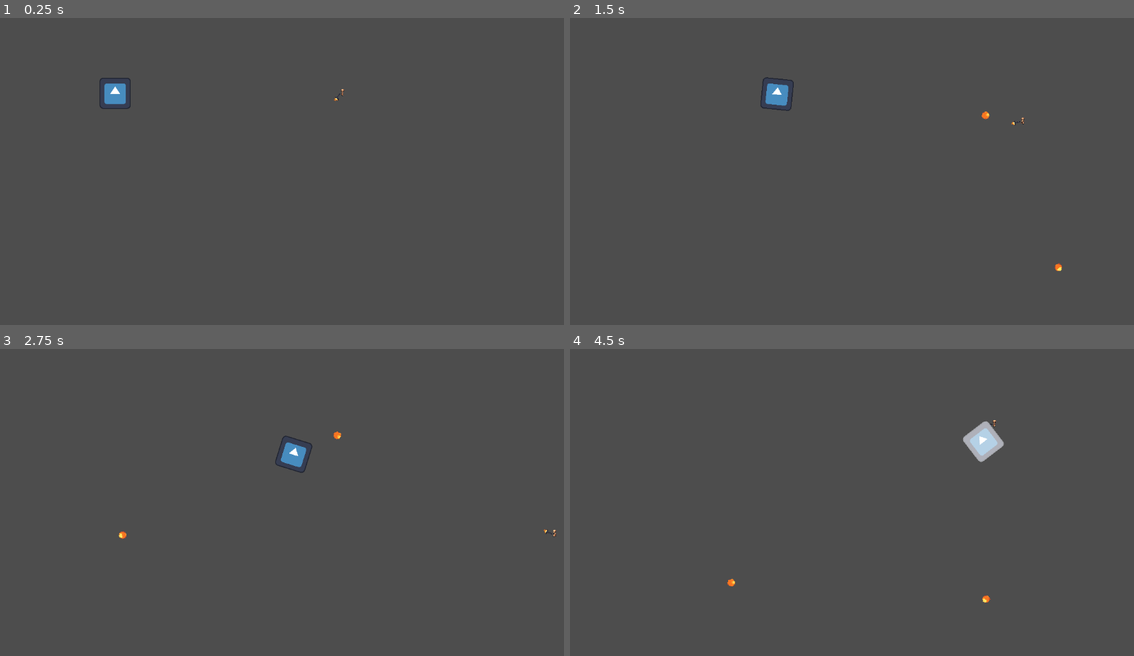
Above: before the commit, frames 1-4 (two rows, left to right).
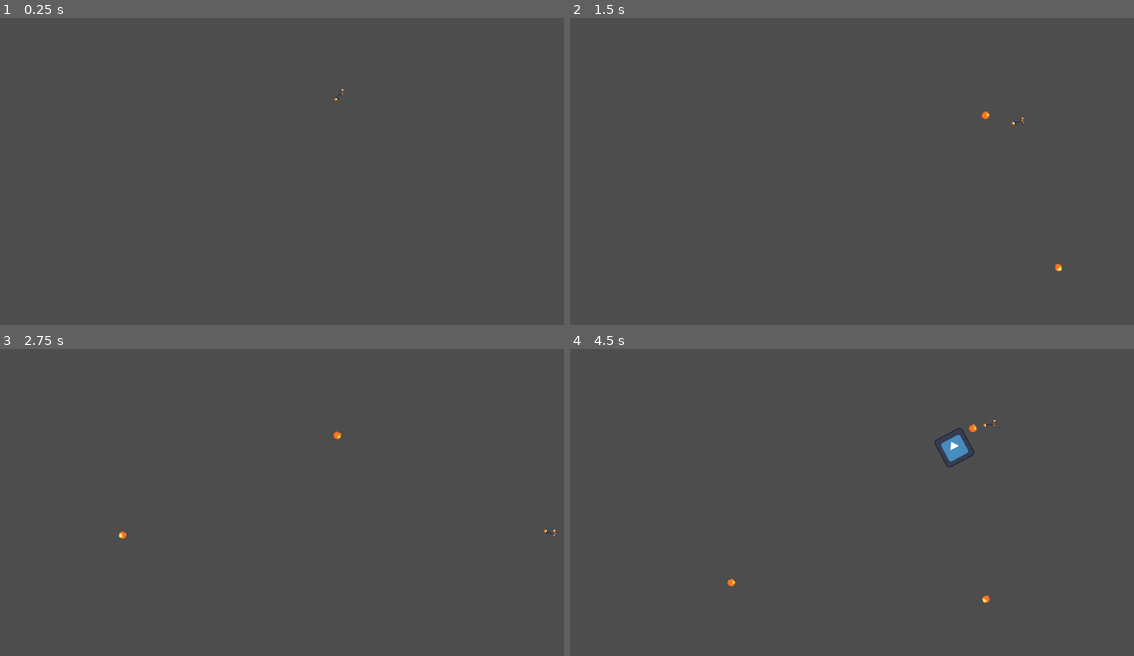
Above: after the commit, the same moments.

Repository: MadeInShineA/goose-defender
Game: Godot game, scene res://scenes/game.tscn
Same seed, same stepped clock (60 frames per second), same inputs: the game is played once before the commit and once after it. This scene is started directly instead of the project's main scene. The engine's default icon, where the game draws it, is replaced by a stand-in: a white triangle on a blue panel in a dark square.
Inputs (mouse positions are in pixels of both pictures, inside the frame that each line leads up to):
- Up to frame 1 (0.25 s): no input
- Up to frame 2 (1.5 s): move the mouse to (976, 159) at 0.52 s; hold D (moving_right) 0.53-1.28 s; click (976, 159) at 0.6 s; move the mouse to (739, 189) at 1.27 s; hold S (moving_down) from 1.28 s (still down); click (739, 189) at 1.35 s
- Up to frame 3 (2.75 s): move the mouse to (338, 438) at 2.02 s; release S (moving_down) at 2.03 s; hold D (moving_right) from 2.03 s (still down); click (338, 438) at 2.1 s
- Up to frame 4 (4.5 s): move the mouse to (823, 570) at 2.77 s; release D (moving_right) at 2.78 s; hold W (moving_up) 2.78-3.53 s; click (823, 570) at 2.85 s; move the mouse to (1021, 554) at 3.52 s; hold A (moving_left) from 3.53 s (still down); click (1021, 554) at 3.6 s; move the mouse to (682, 459) at 4.27 s; click (682, 459) at 4.35 s

The runs differ from the first frame. In frame 1, 0.3% of the frame differs, in the area x 17-24%, y 19-30%; in frame 2, 0.3%; in frame 3, 0.3%; in frame 4, 0.9%, in the area x 64-77%, y 23-39%.

Commit message:
Added the wave handler and the spawners

Diff:
--- a/project.godot
+++ b/project.godot
@@ -20,6 +20,8 @@
 Enchantable="All enchantable nodes (Player and weapons)"
 CanBlink="Is a group of target that blink when hit"
 IsProjectile=""
+PlayerGroup="This group is only for the player object"
+MobSpawner="This group serves for the different Mob spawners"
 
 [input]
 
--- a/scenes/game.tscn
+++ b/scenes/game.tscn
@@ -1,15 +1,10 @@
-[gd_scene load_steps=6 format=3 uid="uid://cmg7usyb3ym41"]
+[gd_scene load_steps=5 format=3 uid="uid://cmg7usyb3ym41"]
 
 [ext_resource type="PackedScene" uid="uid://0ivogf4nn6u6" path="res://scenes/player.tscn" id="1_lnu2h"]
 [ext_resource type="Shader" uid="uid://bcp4ueopqumyn" path="res://resources/hit-shader.gdshader" id="2_lbhrr"]
-[ext_resource type="PackedScene" uid="uid://ghue8q3t70uy" path="res://scenes/enemy.tscn" id="3_iywne"]
+[ext_resource type="PackedScene" uid="uid://pwcdgcptf1p6" path="res://scenes/wave_handler.tscn" id="4_lbhrr"]
 
 [sub_resource type="ShaderMaterial" id="ShaderMaterial_0sr1o"]
-resource_local_to_scene = true
-shader = ExtResource("2_lbhrr")
-shader_parameter/whiten = false
-
-[sub_resource type="ShaderMaterial" id="ShaderMaterial_kelw5"]
 resource_local_to_scene = true
 shader = ExtResource("2_lbhrr")
 shader_parameter/whiten = false
@@ -21,6 +16,5 @@
 rotation = -0.00345038
 whiten_material = SubResource("ShaderMaterial_0sr1o")
 
-[node name="Enemy" parent="." instance=ExtResource("3_iywne")]
-position = Vector2(198, 156)
-whiten_material = SubResource("ShaderMaterial_kelw5")
+[node name="WaveHandler" parent="." instance=ExtResource("4_lbhrr")]
+position = Vector2(903, 263)
--- a/scenes/player.tscn
+++ b/scenes/player.tscn
@@ -116,7 +116,7 @@
 radius = 4.0
 height = 20.0
 
-[node name="Player" type="CharacterBody2D" groups=["CanBlink"]]
+[node name="Player" type="CharacterBody2D" groups=["CanBlink", "PlayerGroup"]]
 script = ExtResource("1_sweqy")
 whiten_material = ExtResource("2_p47bc")
 
--- /dev/null
+++ b/scenes/wave_handler.tscn
@@ -0,0 +1,32 @@
+[gd_scene load_steps=2 format=3 uid="uid://pwcdgcptf1p6"]
+
+[ext_resource type="Script" uid="uid://cwojbanem0si6" path="res://scripts/wave_handler.gd" id="1_7bjdl"]
+
+[node name="WaveHandler" type="Node2D"]
+position = Vector2(0, 1)
+script = ExtResource("1_7bjdl")
+
+[node name="MobSpawner" type="Node2D" parent="." groups=["MobSpawner"]]
+position = Vector2(-338, -105)
+
+[node name="MobSpawner2" type="Node2D" parent="." groups=["MobSpawner"]]
+position = Vector2(138, 509)
+
+[node name="MobSpawner3" type="Node2D" parent="." groups=["MobSpawner"]]
+position = Vector2(32, -530)
+
+[node name="MobSpawner4" type="Node2D" parent="." groups=["MobSpawner"]]
+position = Vector2(589, 424)
+
+[node name="MobSpawner5" type="Node2D" parent="." groups=["MobSpawner"]]
+position = Vector2(486, -185)
+
+[node name="MobSpawner6" type="Node2D" parent="." groups=["MobSpawner"]]
+position = Vector2(-338, 285)
+
+[node name="InBetweenWavesTimer" type="Timer" parent="."]
+wait_time = 2.0
+one_shot = true
+autostart = true
+
+[connection signal="timeout" from="InBetweenWavesTimer" to="." method="_on_in_between_waves_timer_timeout"]
--- a/scripts/enemy.gd
+++ b/scripts/enemy.gd
@@ -1,7 +1,5 @@
 extends CharacterBody2D
 
-@onready var target1 = $"../Player"
-@onready var target2 = $"../Player"
 @onready var hurtbox = $hurtbox
 @onready var blinker = $blinker
 @onready var colision_box = $CollisionShape2D
@@ -11,25 +9,10 @@
 @export var ATTACK: int = 1
 const whiten_duration: float = 0.15
 const blinking_duration = 1
+signal died
 
-
-
-
-var target: Node2D = null
 var speed = 150
-
-
-func _ready():
-	target = get_closest_target() # Sélection de la cible au début
-
-func get_closest_target() -> Node2D:
-	var dist1 = position.distance_to(target1.position)
-	var dist2 = position.distance_to(target2.position)
-
-	if dist1 < dist2:
-		return target1
-	else:
-		return target2
+var target: CharacterBody2D
 
 func _physics_process(delta: float) -> void:
 	if target: # Vérifie que la cible a été assignée
@@ -50,6 +33,7 @@
 		life -= 1
 		if life == 0:
 			self.queue_free()
+			died.emit()
 		else:
 			whiten_material.set_shader_parameter("whiten", true)
 			await(get_tree().create_timer(whiten_duration)).timeout
--- a/scripts/player.gd
+++ b/scripts/player.gd
@@ -21,6 +21,9 @@
 const stun_duration: float = 1.0
 var is_stuned: bool = false
 var life: int = MAX_LIFE
+
+func _ready():
+	add_to_group("PlayerGroup")
 
 func _process(delta: float) -> void:
 	if is_stuned:
--- /dev/null
+++ b/scripts/wave_handler.gd
@@ -0,0 +1,49 @@
+extends Node2D
+
+@onready var current_level = 1
+@onready var dead_enemies = 0
+
+@onready var monster = preload("res://scenes/enemy.tscn")
+@onready var random_generator = RandomNumberGenerator.new()
+
+
+func get_number_of_enemy_for_current_level():
+	return current_level * 3
+
+func handle_enemy_death():
+	dead_enemies += 1
+	if dead_enemies == get_number_of_enemy_for_current_level():
+		dead_enemies = 0
+		current_level += 1
+		$InBetweenWavesTimer.start()
+
+
+func spawn_ennemies():
+	print("Spawning ennemies")
+	for i in range(get_number_of_enemy_for_current_level()):
+		var monster = monster.instantiate()
+
+		var spawners: Array =  get_tree().get_nodes_in_group("MobSpawner")
+		var random_spawner_number = random_generator.randi_range(0, spawners.size() - 1)
+		var random_spawner = spawners[random_spawner_number]
+
+		monster.position = random_spawner.position
+		var player: Player = get_tree().get_first_node_in_group("PlayerGroup")
+		monster.target = player
+
+		monster.died.connect(self._on_enemy_died)
+		add_child(monster)
+		await (get_tree().create_timer(1.0)).timeout
+
+
+func update_level():
+		spawn_ennemies()
+
+
+func _on_in_between_waves_timer_timeout() -> void:
+	update_level()
+
+
+func _on_enemy_died() -> void:
+	print("Ennemi died")
+	handle_enemy_death()
Not shown, added: scripts/wave_handler.gd.uid
